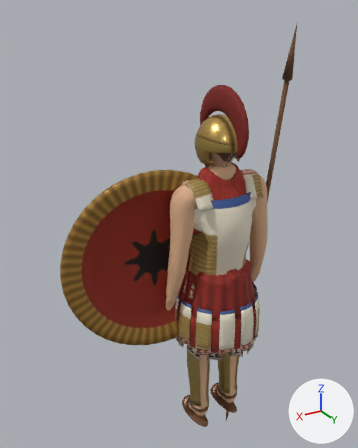
Two versions of the glTF model modelos/personaje_hoplita_alta.glb, one commit apart.
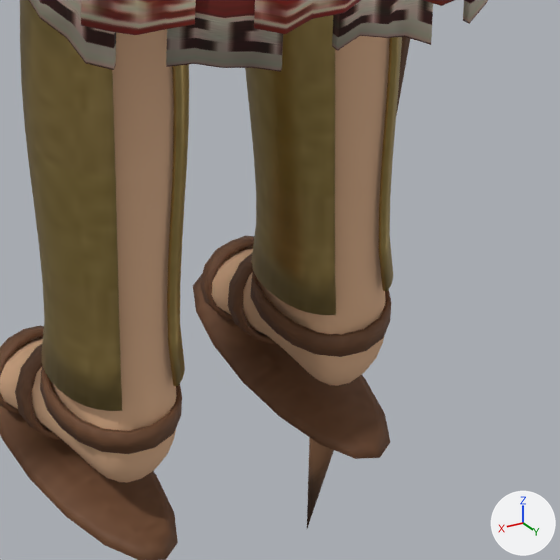
Each version appears first whole from a camera (50 mm lens) standing at (1.4, 1.936, 2.267) and looking at (0.165, -0.122, 1.237), and next in a close-up on the part from 51% to 73% of the width and 78% to 95% of the height. Every picture has the same lights, and +X, +Y and +Z are marked at lower right. The older version's two pictures come first. Vertices at exactly the same position are counted once.

The first close-up shows 'correa.006', 'correa.007', 'correa.009', 'correa.010', 'greba', 'greba.001', 'hoplita_cuerpo', 'lanza', 'pteryges', 'pteryges_b', 'suela.002', 'suela.003' and 2 more.
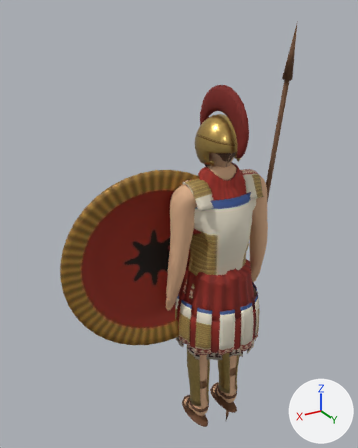
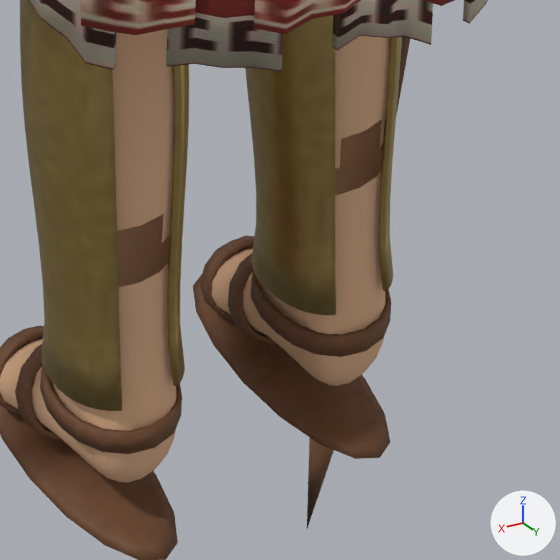
Boxes (x1, y1, x2, y2) around the edits, measured in the close-ups (560 x 560 px):
part 1 of me_hoplita_cuerpo, deleted: before (118, 120, 382, 288)

Diff of the bpy script that builds the scene:
```diff
--- a/modelos/personaje_hoplita_alta.glb.py
+++ b/modelos/personaje_hoplita_alta.glb.py
@@ me_hoplita_cuerpo @@
 # used by ob_hoplita_cuerpo; location = (0.0, 0.0, 0.0)
-me_hoplita_cuerpo.from_pydata(...)  # 5510 vertices, 11040 faces; spans x -0.31..0.31, y -0.13..0.14, z 0.01..1.58
+me_hoplita_cuerpo.from_pydata(...)  # 5501 vertices, 10964 faces; spans x -0.31..0.31, y -0.13..0.14, z 0.01..1.58
+# me_hoplita_cuerpo part 1: 2 vertices removed from x -0.11..0.11, y 0.06, z 0.28
+# other edits to the shape of me_hoplita_cuerpo do not show in these pictures
 me_hoplita_cuerpo.materials.append(mat_hoplita_piel)
```
